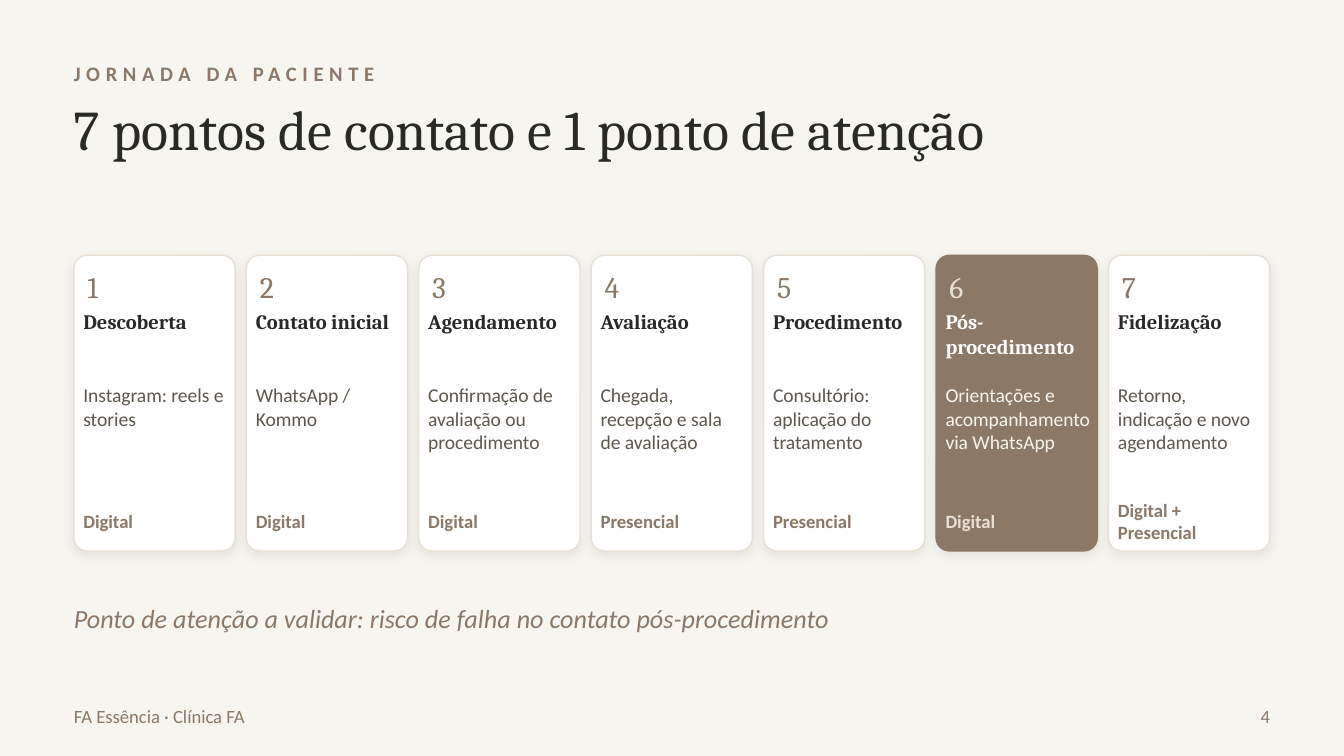
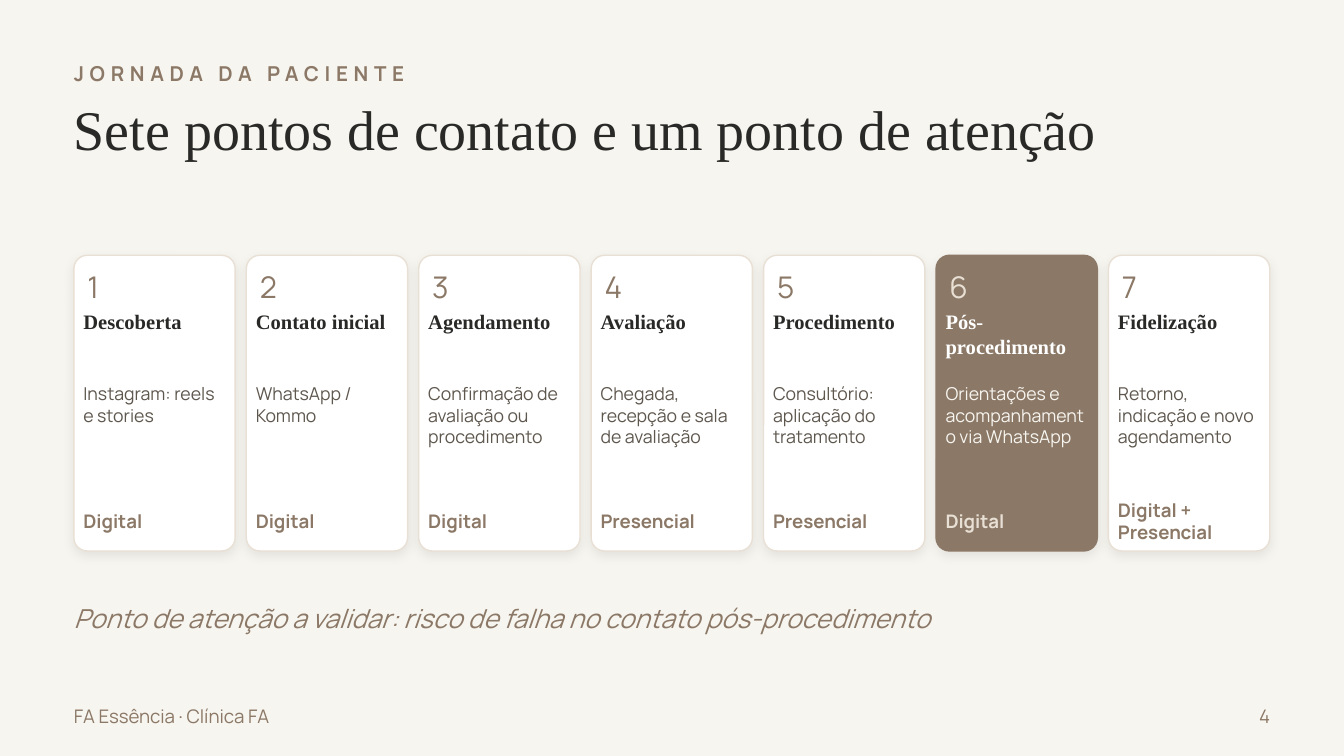
Before and after one commit to joaogstrapa10-cell/strapa.ai, a slide deck: slide 4 of FA-Essencia-Apresentacao.pptx. Drawn at 1344x756 pixels with LibreOffice and Linux fonts; fonts in the diff are those of the drawing. Boxes give left, top, right and bottom in pixels: in the first picture for what was removed or moved away, otherwise in the second. Text is boxed around its words. In the diff, an @@ line names an element or a change of style, - is before the commit and + after.

```diff
--- a/FA-Essencia-Apresentacao.pptx
+++ b/FA-Essencia-Apresentacao.pptx
@@ text at (74, 111, 1096, 160): text changed; font Cambria to Times New Roman @@
-7 pontos de contato e 1 ponto de atenção
+Sete pontos de contato e um ponto de atenção
@@ font Cambria to Manrope in 7 elements at (87, 276, 99, 298), (260, 276, 277, 298), (432, 276, 449, 299), (605, 276, 623, 298), (777, 276, 794, 299), (949, 276, 968, 299), (1122, 276, 1137, 298) @@
@@ font Cambria to Times New Roman in 7 elements at (83, 314, 181, 329), (256, 314, 386, 329), (428, 314, 550, 334), (601, 314, 686, 334), (773, 314, 895, 329), (946, 315, 1067, 359), (1118, 314, 1217, 334) @@
@@ size 10.5 to 9.5 pt, font Calibri to Manrope in 7 elements at (83, 387, 214, 423), (256, 387, 341, 423), (428, 387, 558, 447), (601, 387, 728, 447), (773, 386, 876, 444), (946, 387, 1071, 447), (1118, 387, 1254, 448) @@
@@ font Calibri to Manrope in 11 elements at (74, 708, 269, 723), (1259, 709, 1270, 723), (74, 66, 404, 82), (83, 514, 142, 533), (256, 514, 315, 533), (428, 514, 487, 533), (601, 514, 695, 528), (773, 514, 867, 528), (946, 514, 1005, 533), (1118, 503, 1212, 539), (74, 607, 930, 634) @@
```
Also in this commit, not shown: 19 other slides changed, 2 slides added, 4 slides removed.
